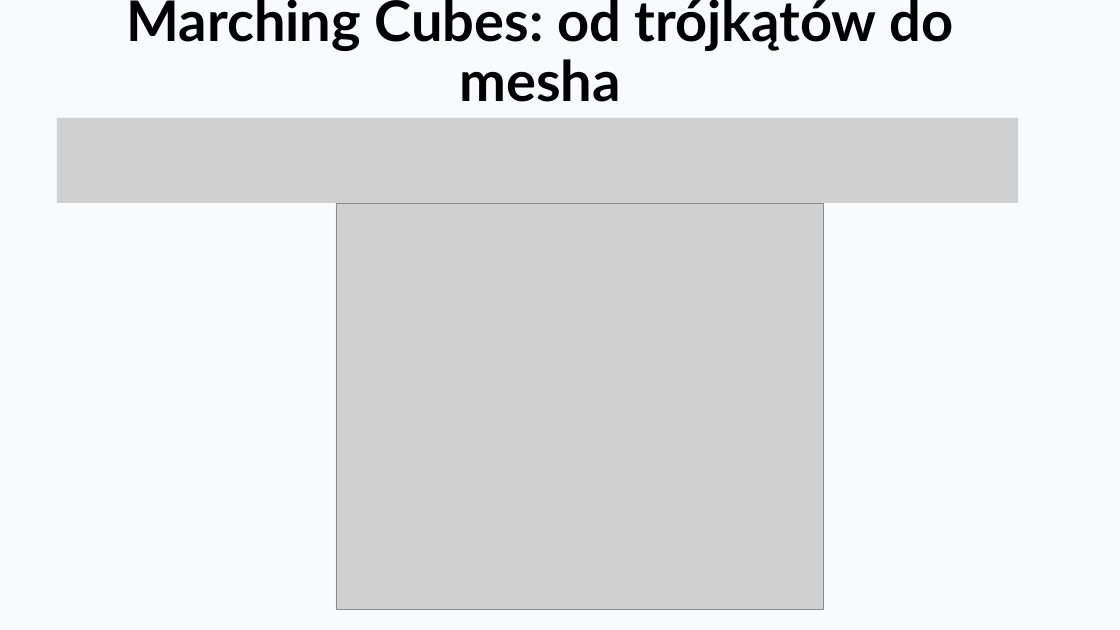
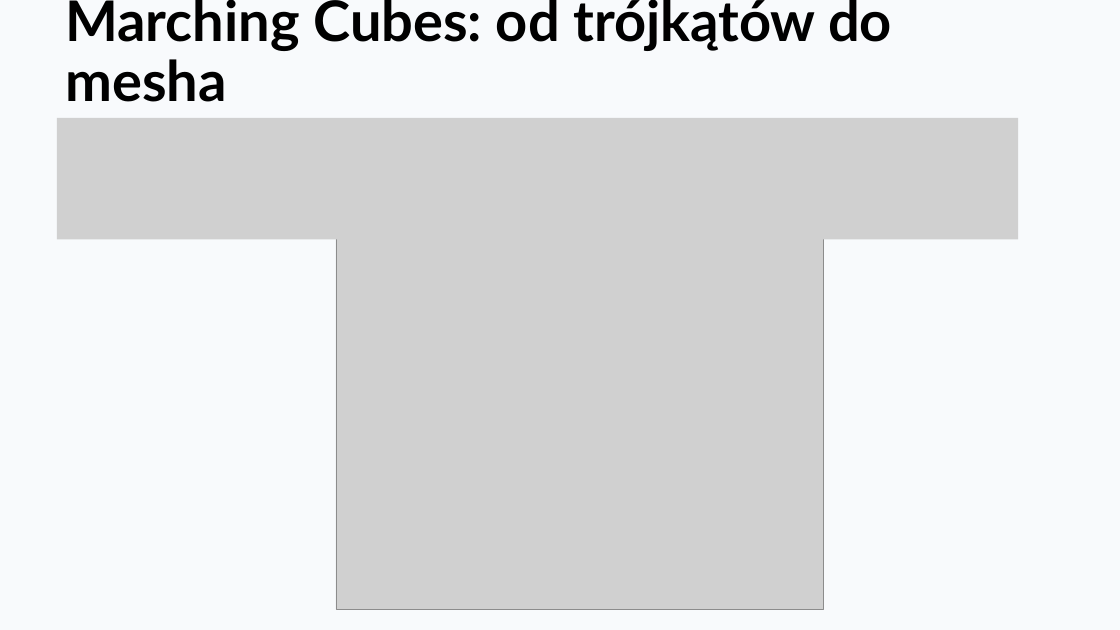
Before and after one commit to KajetanOzog/lab_6, a slide deck: slide 13 of prezentacja.pptx. Drawn at 1120x630 pixels with LibreOffice and Linux fonts; fonts in the diff are those of the drawing; grey boxes stand for pictures. Boxes give left, top, right and bottom in pixels: in the first picture for what was removed or moved away, otherwise in the second. Text is boxed around its words. In the diff, an @@ line names an element or a change of style, - is before the commit and + after.

```diff
--- a/prezentacja.pptx
+++ b/prezentacja.pptx
@@ title "Marching Cubes: od trójkątów do ..." at [65, 0, 892, 102]: alignment centre to left @@
@@ picture: place and size @@
-picture at [57, 118, 1018, 202]
+picture at [57, 118, 1018, 239]
```
Also in this commit, not shown: 3 other slides changed, 12 slides added, 21 other files.
